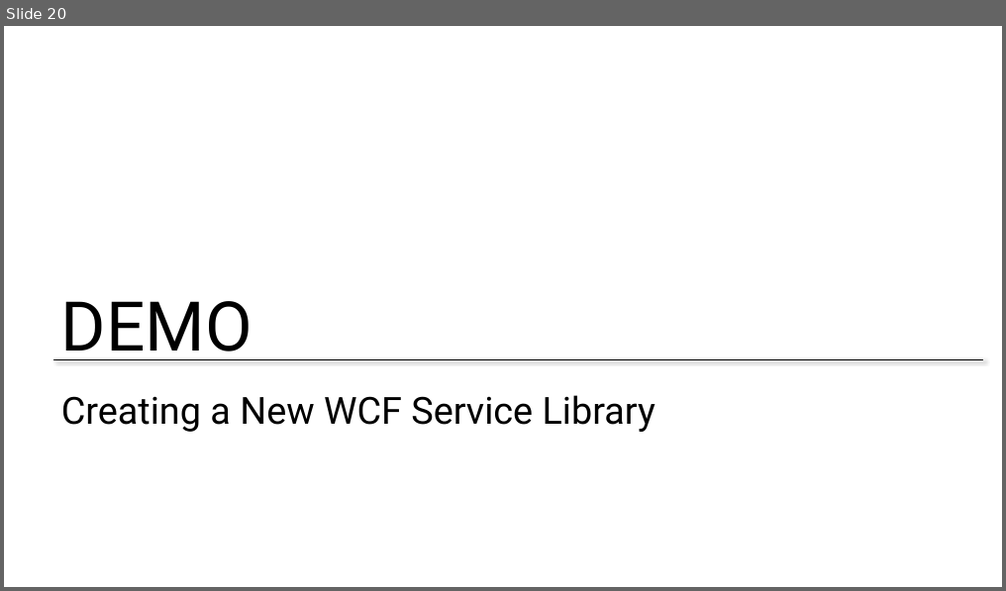
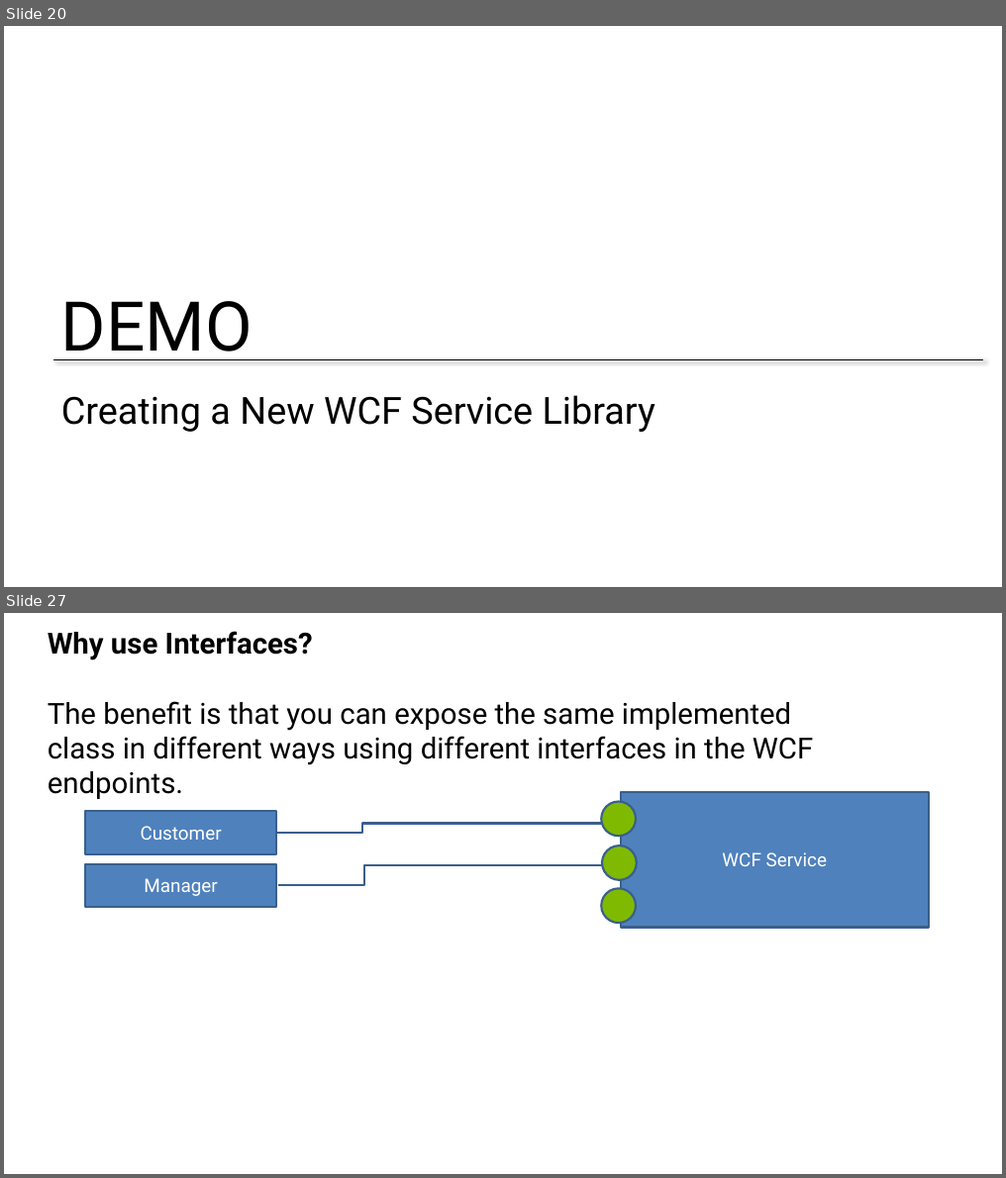
Before and after one commit to BretStateham/MVAWebServicesAndAzure, a slide deck: 01-WCFServices/01-WCFServices.pptx. Shown one above the other, each under a label of ours: slide 20 before the commit, slides 20 and 27 after it; the slides between them are not shown. The pictures are 1006x591 and 1006x1178 pixels, drawn with LibreOffice and Linux fonts; fonts in the diff are those of the drawing; background and template pictures are left out. Boxes give left, top, right and bottom in pixels: in the first picture for what was removed or moved away, otherwise in the second. Text is boxed around its words. In the diff, an @@ line names an element or a change of style, - is before the commit and + after.

```diff
--- a/01-WCFServices/01-WCFServices.pptx
+++ b/01-WCFServices/01-WCFServices.pptx
@@ slide 27 added at (4,613,1002,1174), background #FFFFFF @@
@@ text added at (48,631,813,799), 28 pt, text #000000 @@
+Why use Interfaces?
+The benefit is that you can expose the same implemented class in different ways using different interfaces in the WCF endpoints.
@@ rectangle added at (85,811,276,855), fill #4F81BD, outline #3A5F8C 2 pt, 18 pt, text #FFFFFF @@
+Customer
@@ ellipse added at (601,802,636,836), fill #7FBA00, outline #3A5F8C 2 pt @@
@@ rectangle added at (621,792,929,928), fill #4F81BD, outline #3A5F8C 2 pt, 18 pt, text #FFFFFF @@
+WCF Service
@@ freeform shape added at (275,823,601,833), outline #3A5F8C 2 pt @@
@@ ellipse added at (602,846,637,880), fill #7FBA00, outline #3A5F8C 2 pt @@
@@ rectangle added at (85,864,276,908), fill #4F81BD, outline #3A5F8C 2 pt, 18 pt, text #FFFFFF @@
+Manager
@@ freeform shape added at (278,866,602,884), outline #3A5F8C 2 pt @@
@@ ellipse added at (601,888,636,923), fill #7FBA00, outline #3A5F8C 2 pt @@
```
Also in this commit, not shown: 30 other slides added.
